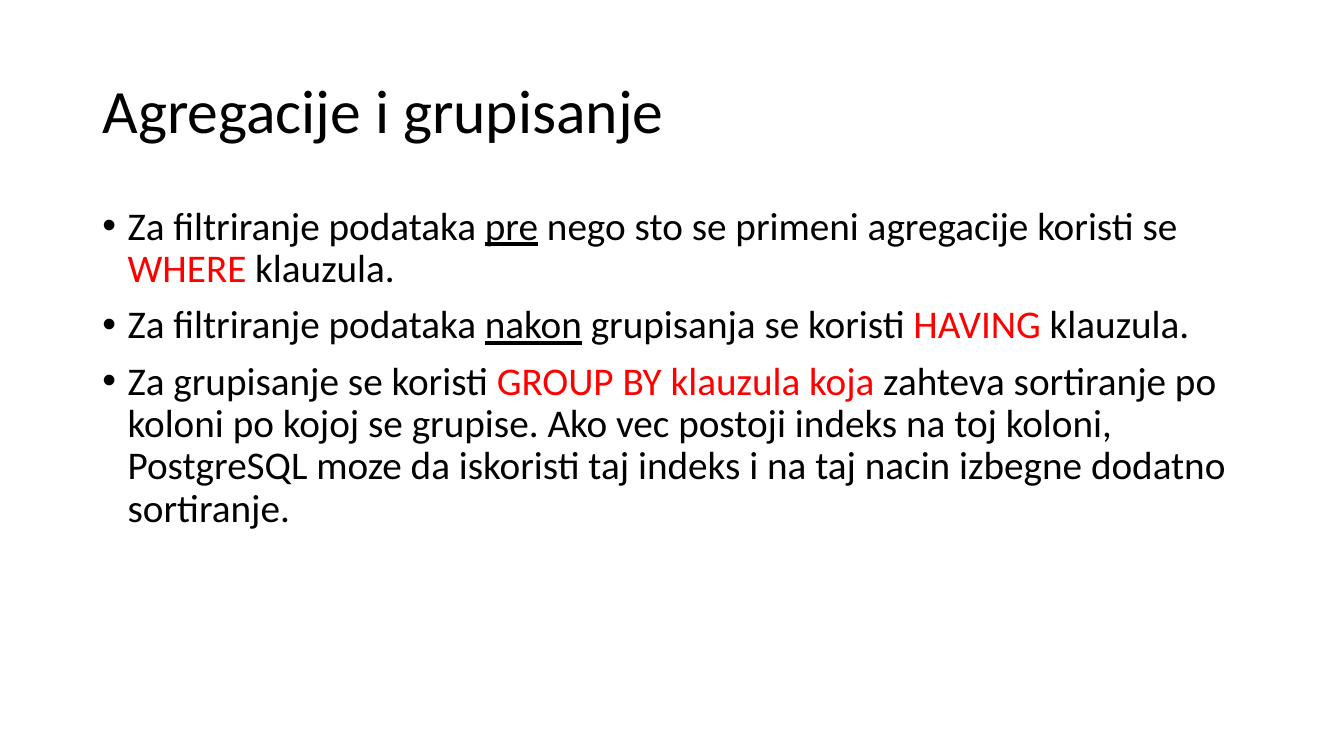
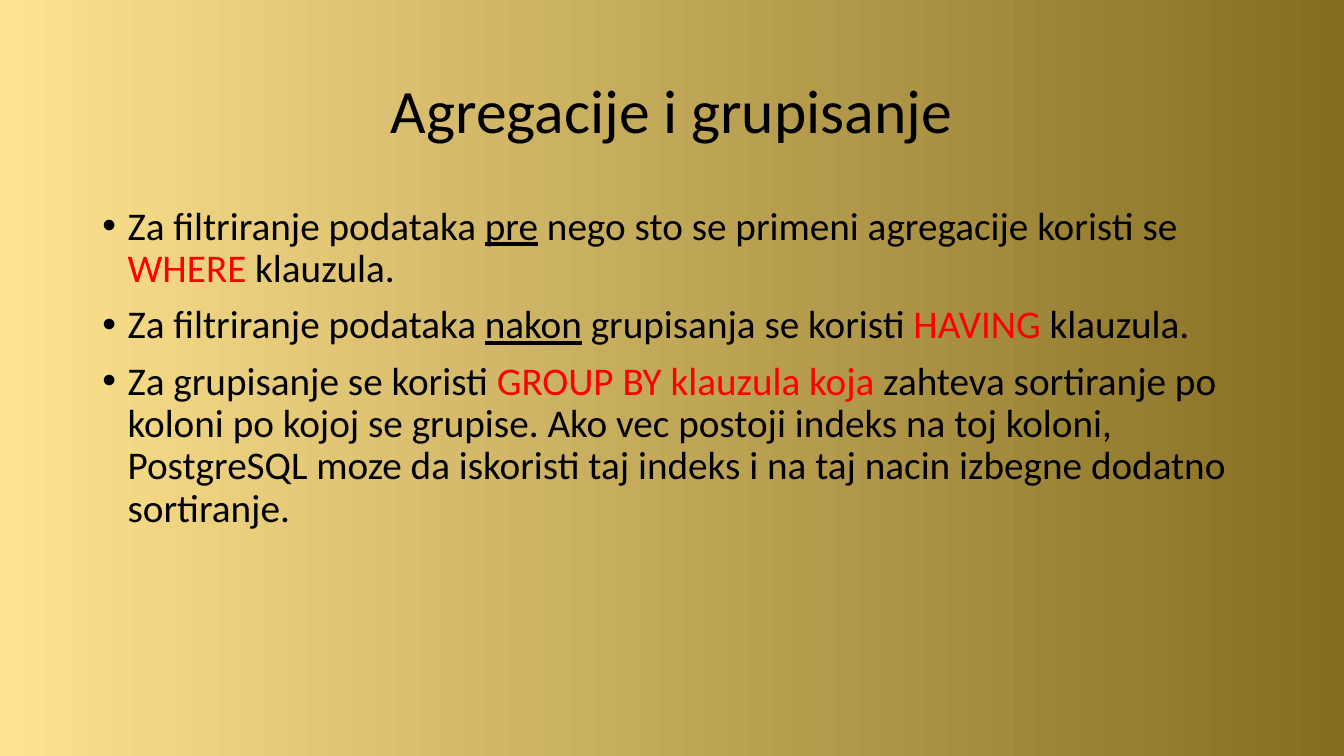
Before and after one commit to zvasiccc/Sistemi-za-upravljanje-bazama-podataka-seminarski-1, a slide deck: slide 8 of Optimizacija upita kod PostgreSQL baze podataka.pptx (slide 7 before the commit). Drawn at 1344x756 pixels with LibreOffice and Linux fonts; fonts in the diff are those of the drawing. Boxes give left, top, right and bottom in pixels: in the first picture for what was removed or moved away, otherwise in the second. Text is boxed around its words. In the diff, an @@ line names an element or a change of style, - is before the commit and + after.

```diff
--- a/Optimizacija upita kod PostgreSQL baze podataka.pptx
+++ b/Optimizacija upita kod PostgreSQL baze podataka.pptx
@@ background #FFFFFF to gradient #FEE390 to #846C21 @@
@@ title "Agregacije i grupisanje" at (391, 90, 952, 144): alignment left to centre @@
```
Also in this commit, not shown: 6 other slides changed, 3 slides added, 1 slide removed, 2 other files.
